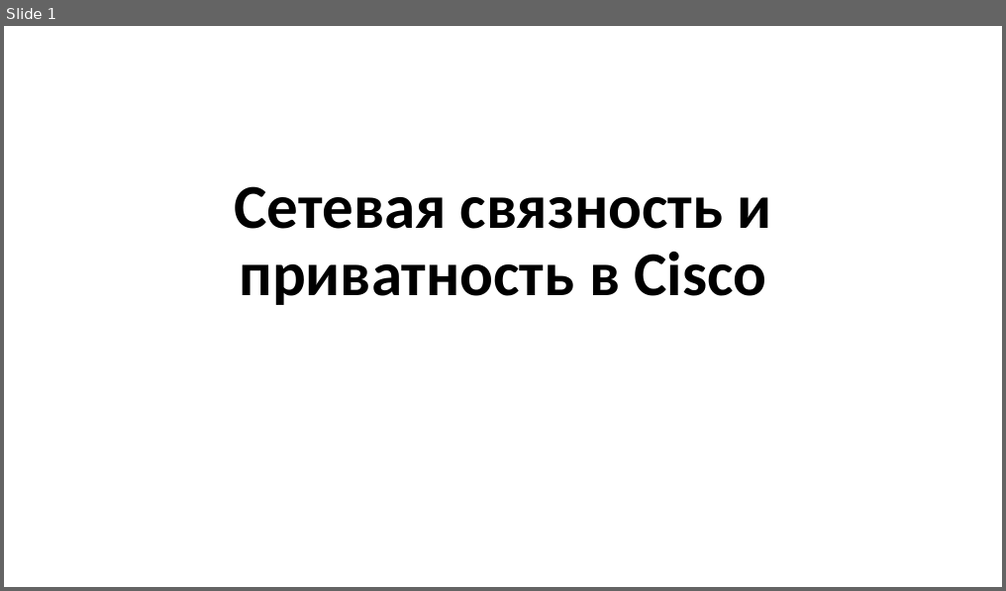
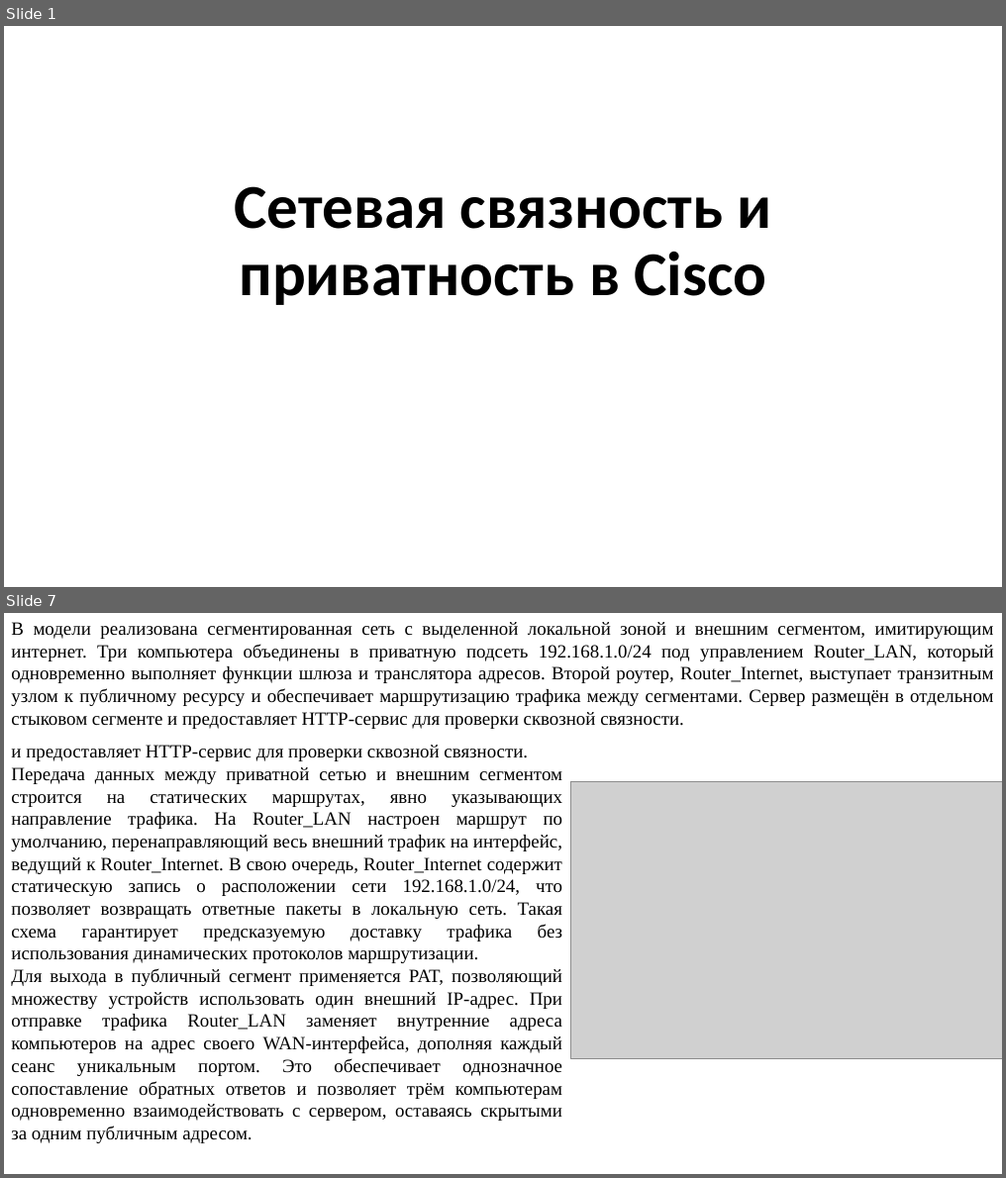
Before and after one commit to mbdatateach/site, a slide deck: АИС/практики/АИС Практика 10.pptx. Shown one above the other, each under a label of ours: slide 1 before the commit, slides 1 and 7 after it; the slides between them are not shown. The pictures are 1006x591 and 1006x1178 pixels, drawn with LibreOffice and Linux fonts; fonts in the diff are those of the drawing; grey boxes stand for pictures. Boxes give left, top, right and bottom in pixels: in the first picture for what was removed or moved away, otherwise in the second. Text is boxed around its words. In the diff, an @@ line names an element or a change of style, - is before the commit and + after.

```diff
--- a/АИС/практики/АИС Практика 10.pptx
+++ b/АИС/практики/АИС Практика 10.pptx
@@ slide 7 added at [4, 613, 1002, 1174], background #FFFFFF @@
@@ text added at [11, 622, 994, 729], 18 pt, text #000000 @@
+В модели реализована сегментированная сеть с выделенной локальной зоной и внешним сегментом, имитирующим интернет. Три компьютера объединены в приватную подсеть 192.168.1.0/24 под управлением Router_LAN, который одновременно выполняет функции шлюза и транслятора адресов. Второй роутер, Router_Internet, выступает транзитным узлом к публичному ресурсу и обеспечивает маршрутизацию трафика между сегментами. Сервер размещён в отдельном стыковом сегменте и предоставляет HTTP‑сервис для проверки сквозной связности.
@@ text added at [11, 745, 563, 1144], 18 pt, text #000000 @@
+и предоставляет HTTP‑сервис для проверки сквозной связности.
+Передача данных между приватной сетью и внешним сегментом строится на статических маршрутах, явно указывающих направление трафика. На Router_LAN настроен маршрут по умолчанию, перенаправляющий весь внешний трафик на интерфейс, ведущий к Router_Internet. В свою очередь, Router_Internet содержит статическую запись о расположении сети 192.168.1.0/24, что позволяет возвращать ответные пакеты в локальную сеть. Такая схема гарантирует предсказуемую доставку трафика без использования динамических протоколов маршрутизации.
+Для выхода в публичный сегмент применяется PAT, позволяющий множеству устройств использовать один внешний IP‑адрес. При отправке трафика Router_LAN заменяет внутренние адреса компьютеров на адрес своего WAN‑интерфейса, дополняя каждый сеанс уникальным портом. Это обеспечивает однозначное сопоставление обратных ответов и позволяет трём компьютерам одновременно взаимодействовать с сервером, оставаясь скрытыми за одним публичным адресом.
@@ picture added at [570, 781, 1002, 1059] @@
```
Also in this commit, not shown: 1 slide changed, 5 other slides added, 6 other files.
